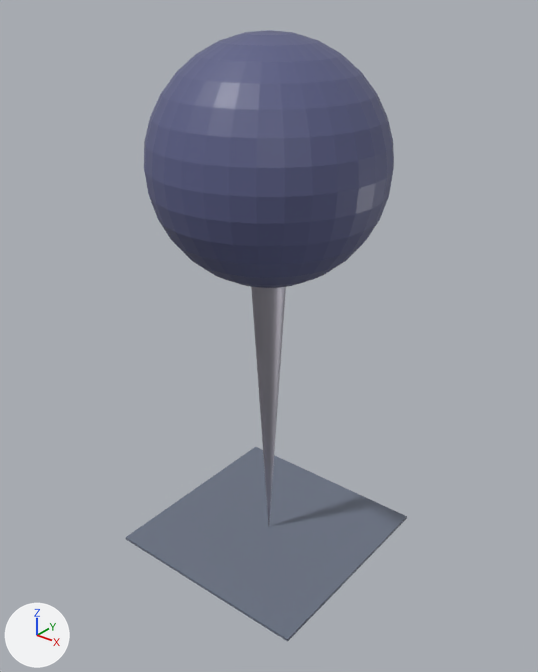
A saved change to the FBX model Frontend/VIAProMa/Assets/3D Models/Anchor.fbx.
Before and after are seen from a 50 mm camera at (1.97, -2.46, 2.66) aimed at (0.02, -0.02, 1.15). Every picture has the same lights, and +X, +Y and +Z are marked at lower left. Where no turn or scale is listed for an object, it has been applied to the vertices.
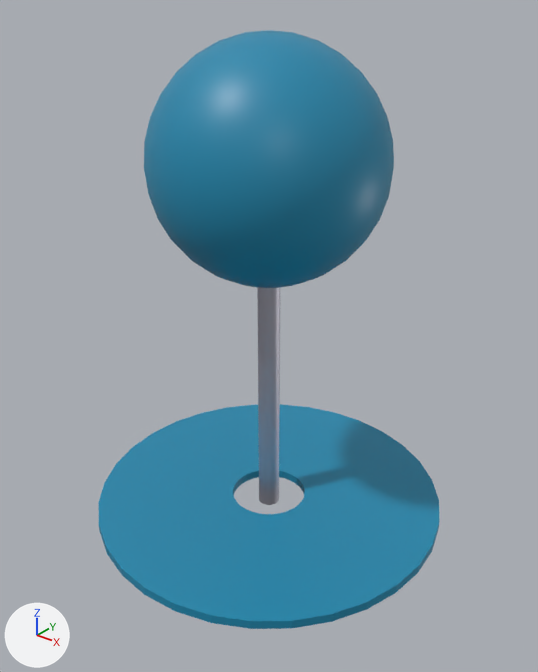
The newer file is also rescaled (x0.574), turned or shifted as a whole; pictures and numbers use the older file's frame.

Boxes [x1, y1, x2, y2] around the edits, measured in the pictures (538 x 672 px):
'Circle', added (cyan)
    after: [98, 404, 440, 629]
'Sphere', recoloured (blue to cyan)
    both: [144, 30, 394, 288]
'Cube', deleted (blue)
    before: [126, 447, 407, 642]
'Cylinder', added
    after: [257, 287, 280, 505]
'Cone', deleted
    before: [251, 287, 286, 526]

Edits to the bpy script that builds the scene:
```text
Change mat_material_002:
    mat_material_002.base_color: (0.105, 0.114, 0.242) -> (0.011, 0.25, 0.423)  # blue #5b5f87 -> cyan #1b89ae
Add me_cylinder:
    me_cylinder.from_pydata(...)  # 64 vertices, 34 faces; spans x -0.05..0.05, y -0.05..0.05, z -0.79..0.79
    me_cylinder.materials.append(mat_material_001)  # grey #b3b1bb
Add me_circle:
    me_circle.from_pydata(...)  # 320 vertices, 320 faces; spans x -0.87..0.87, y -0.87..0.87, z -0.04..0.0
    me_circle.materials.append(mat_material_002)  # cyan #1b89ae
Remove ob_cube:
    ob_cube = bpy.data.objects.new('Cube', me_cube)
    ob_cube.location = (0.0, 0.0, 0.0)
    ob_cube.scale = (-0.534, -0.534, -0.00722)
Remove ob_cone:
    ob_cone = bpy.data.objects.new('Cone', me_cone)
    ob_cone.location = (0.0, 0.0, 0.873)
Add ob_cylinder:
    ob_cylinder = bpy.data.objects.new('Cylinder', me_cylinder)
    ob_cylinder.location = (0.0, 0.0, 0.982)
Add ob_circle:
    ob_circle = bpy.data.objects.new('Circle', me_circle)
    ob_circle.location = (0.0, 0.0, 0.242)
```
